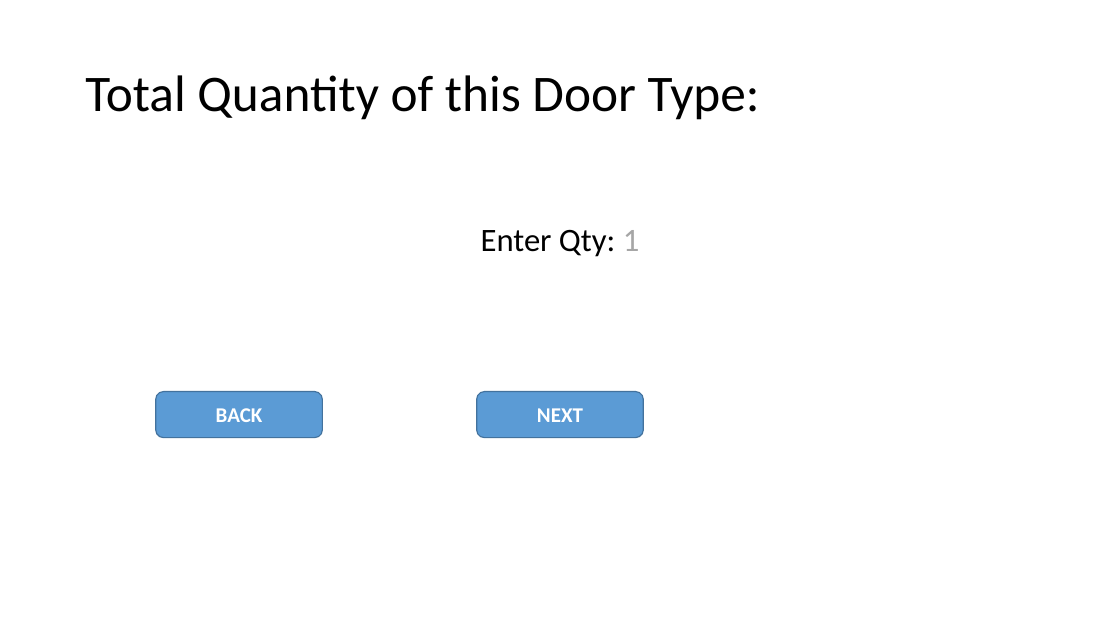
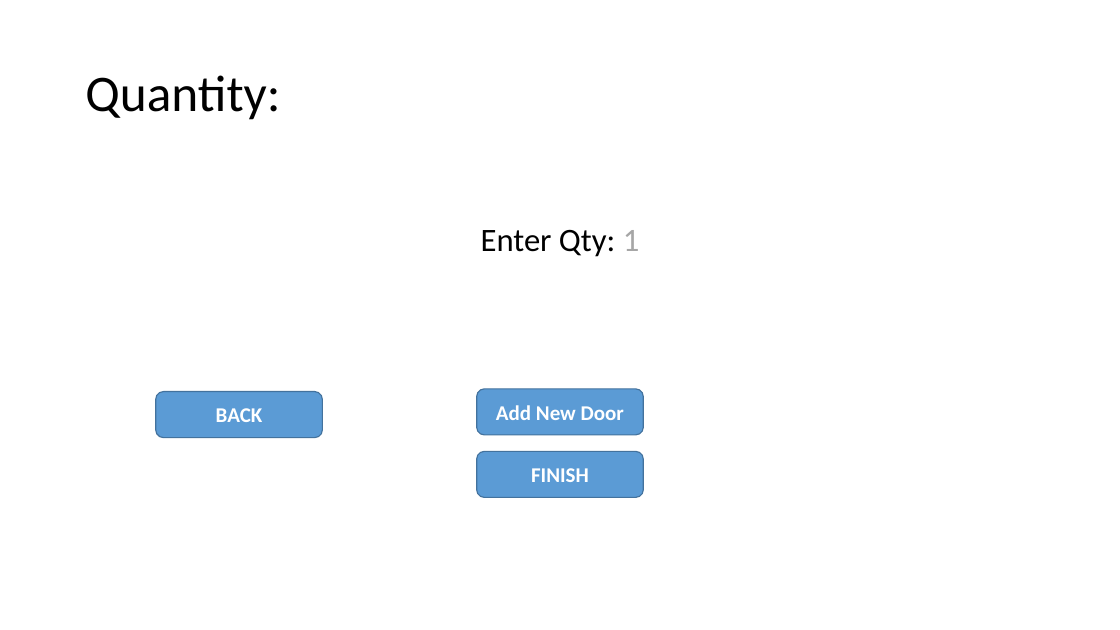
Before and after one commit to mohammed52/quotation-automator, a slide deck: slide 12 of app-quotation-automator.pptx (slide 10 before the commit). Drawn at 1120x630 pixels with LibreOffice and Linux fonts; fonts in the diff are those of the drawing. Boxes give left, top, right and bottom in pixels: in the first picture for what was removed or moved away, otherwise in the second. Text is boxed around its words. In the diff, an @@ line names an element or a change of style, - is before the commit and + after.

```diff
--- a/app-quotation-automator.pptx
+++ b/app-quotation-automator.pptx
@@ title at <box>85,75,280,120</box>: text changed @@
-Total Quantity of this Door Type:
+Quantity:
@@ rounded rectangle added at <box>476,389,643,435</box>, fill #5B9BD5, outline #43739E 1 pt, 18 pt, text #FFFFFF, bold @@
+Add New Door
@@ rounded rectangle "FINISH": place and size @@
-rounded rectangle "FINISH" at <box>476,392,643,438</box>
+rounded rectangle "FINISH" at <box>476,451,643,497</box>
@@ text in rounded rectangle at <box>531,468,589,482</box>: text changed @@
-NEXT
+FINISH
```
Also in this commit, not shown: 7 other slides changed, 3 slides added, 1 slide removed, 8 other files.
